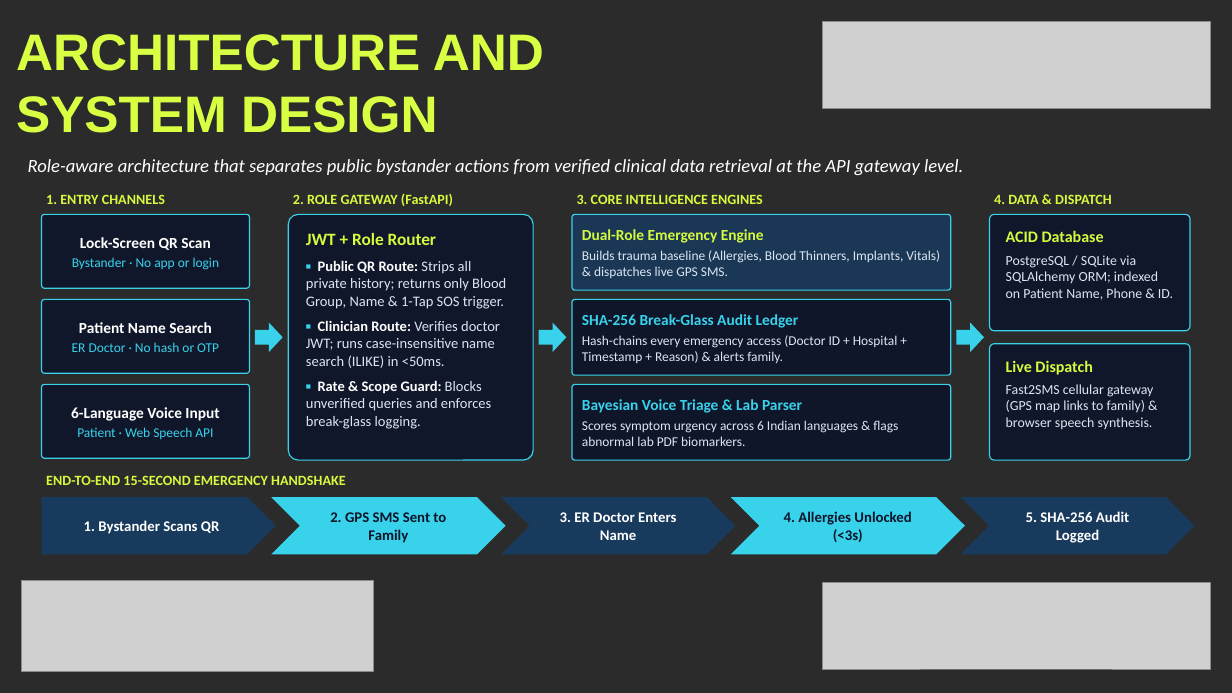
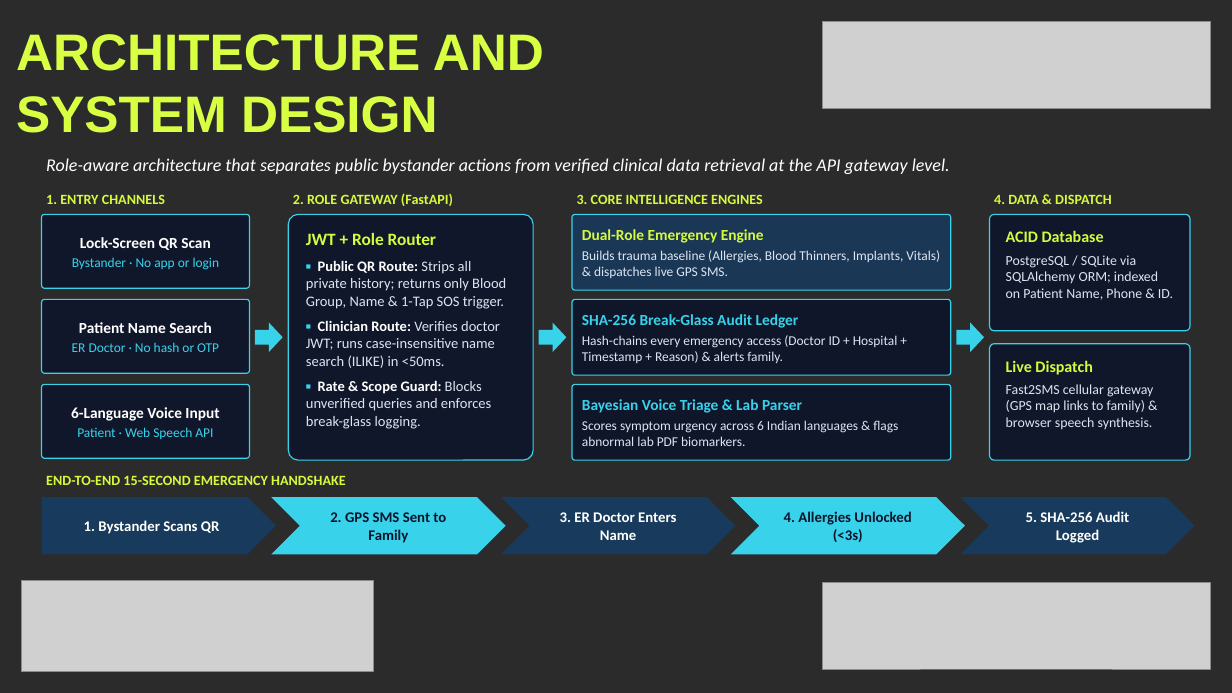
Before and after one commit to yogeshwaran2344/e-healthcare, a slide deck: slide 4 of Khacks_4.0_Proxy_Submission.pptx. Drawn at 1232x693 pixels with LibreOffice and Linux fonts; fonts in the diff are those of the drawing; grey boxes stand for pictures; background and template pictures are left out; a plain dark background stands for a picture behind light text. Boxes give left, top, right and bottom in pixels: in the first picture for what was removed or moved away, otherwise in the second. Text is boxed around its words. In the diff, an @@ line names an element or a change of style, - is before the commit and + after.

```diff
--- a/Khacks_4.0_Proxy_Submission.pptx
+++ b/Khacks_4.0_Proxy_Submission.pptx
@@ text "Role-aware architecture that separates public ...": place and size @@
-text "Role-aware architecture that separates public ..." at [28,159,963,175]
+text "Role-aware architecture that separates public ..." at [46,158,950,174]
@@ text "Role-aware architecture that separates public ..." at [46,158,950,174]: size 14.5 to 14 pt @@
```
Also in this commit, not shown: 5 other slides changed, 1 other file.
